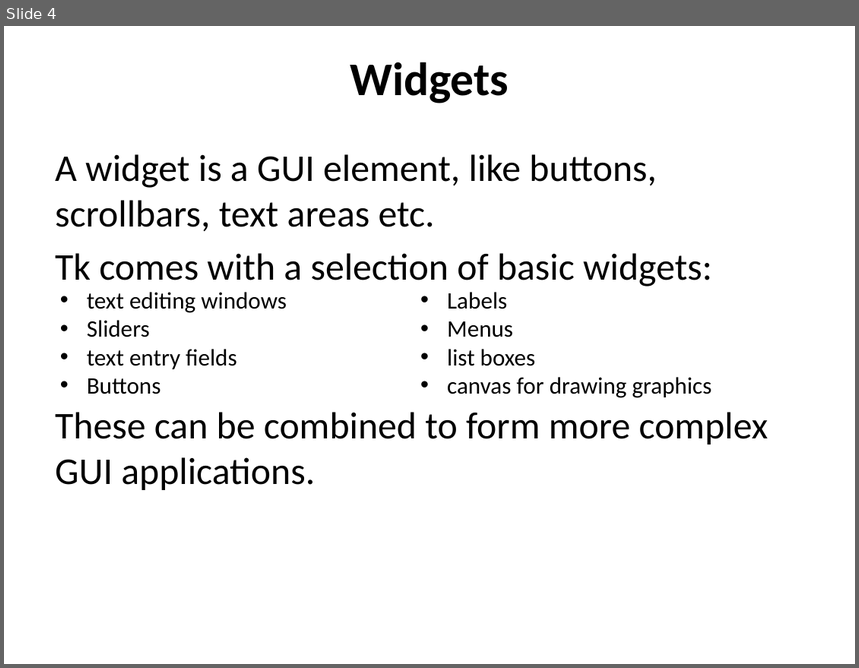
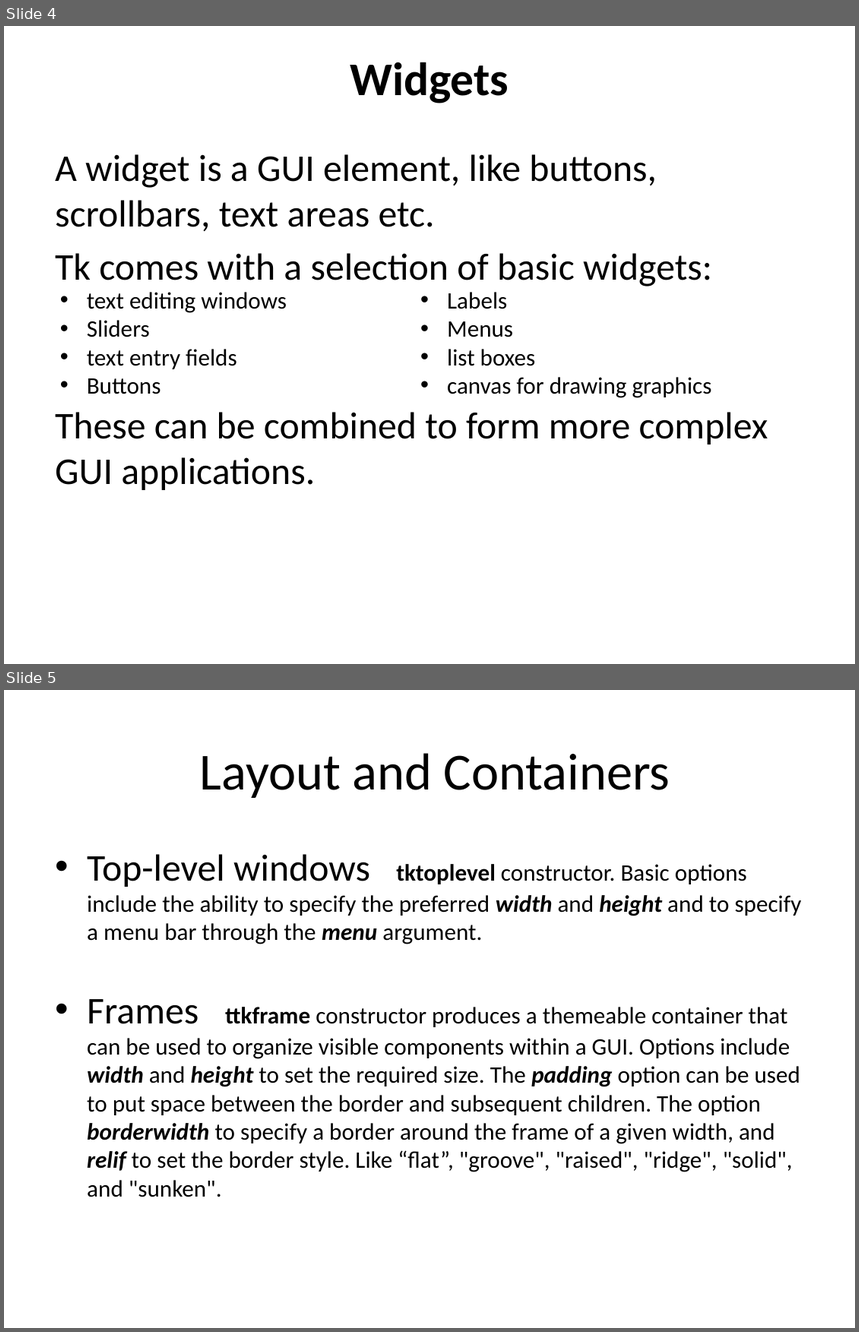
Before and after one commit to haoeric/haoeric.github.io, a slide deck: R GUI building .pptx. Shown one above the other, each under a label of ours: slide 4 before the commit, slides 4 and 5 after it. The pictures are 859x668 and 859x1332 pixels, drawn with LibreOffice and Linux fonts; fonts in the diff are those of the drawing. Boxes give left, top, right and bottom in pixels: in the first picture for what was removed or moved away, otherwise in the second. Text is boxed around its words. In the diff, an @@ line names an element or a change of style, - is before the commit and + after.

```diff
--- a/R GUI building .pptx
+++ b/R GUI building .pptx
@@ slide 5 added at [4,690,855,1328], background #FFFFFF @@
@@ title added at [200,753,671,798], 44 pt, text #000000 @@
+Layout and Containers
@@ text added at [87,854,802,1198], 20 pt, text #000000 @@
+• Top-level windows tktoplevel constructor. Basic options include the ability to specify the preferred width and height and to specify a menu bar through the menu argument.
+• Frames ttkframe constructor produces a themeable container that can be used to organize visible components within a GUI. Options include width and height to set the required size. The padding option can be used to put space between the border and subsequent children. The option borderwidth to specify a border around the frame of a given width, and relif to set the border style. Like “flat”, "groove", "raised", "ridge", "solid", and "sunken".
```
Also in this commit, not shown: 3 slides changed, 1 other slide added, 1 slide removed.
